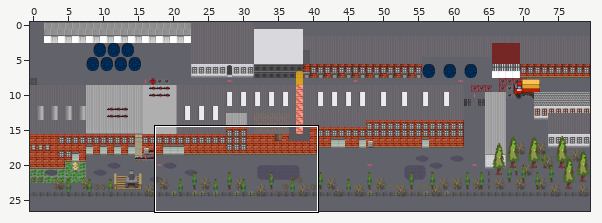
Level history. Tiled map (JSON): zl-map/maps/main.json. Above: a wide view before the commit, with the close-up outlined.
Close-up. Earlier state:
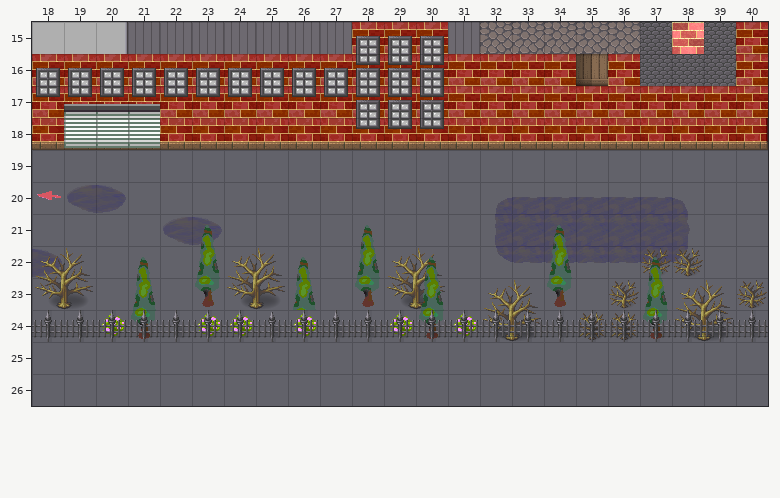
Cells are 32x32 px. Shown: x 18..40, y 15..26. The commit also changed other parts of the map, which this record leaves out.
After the commit:
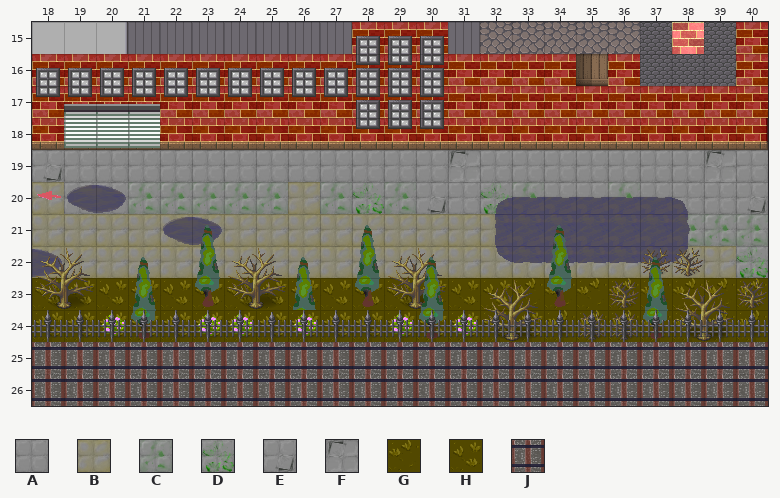
Key: from "floortileset": A 0, B 1, C 8, D 10, E 13, F 13 turned 180, G 50, H 51; from "z-Labor-floor3434": J 2.
_ is an empty cell.
Tiles of an added or newly shown layer are drawn over the layers below it.
Change:
Changed rows in their new state; . is an unchanged cell.
Layer "ground" (now shown):
first column x 18:
19 EAAAAAAAAAAAAFAAAAAAAFA
20 BAACCCCCBCDCEADCAACAAAE
21 BBBBBBBBBBBBBBB.....CCC
22 BBBBBBBBBBBBBBBBBBBBBBD
23 HHHHHHHHHHHHHHHGGGGGGGG
24 HHHHHHHHHHHHHHHHGGGGGGG
25 JJJJJJJJJJJJJJJJJJJJJJJ
26 JJJJJJJJJJJJJJJJJJJJJJJ
Where, in picture pixels (left, top, right, bottom), the same in both close-ups:
added: (32, 150, 768, 406)
